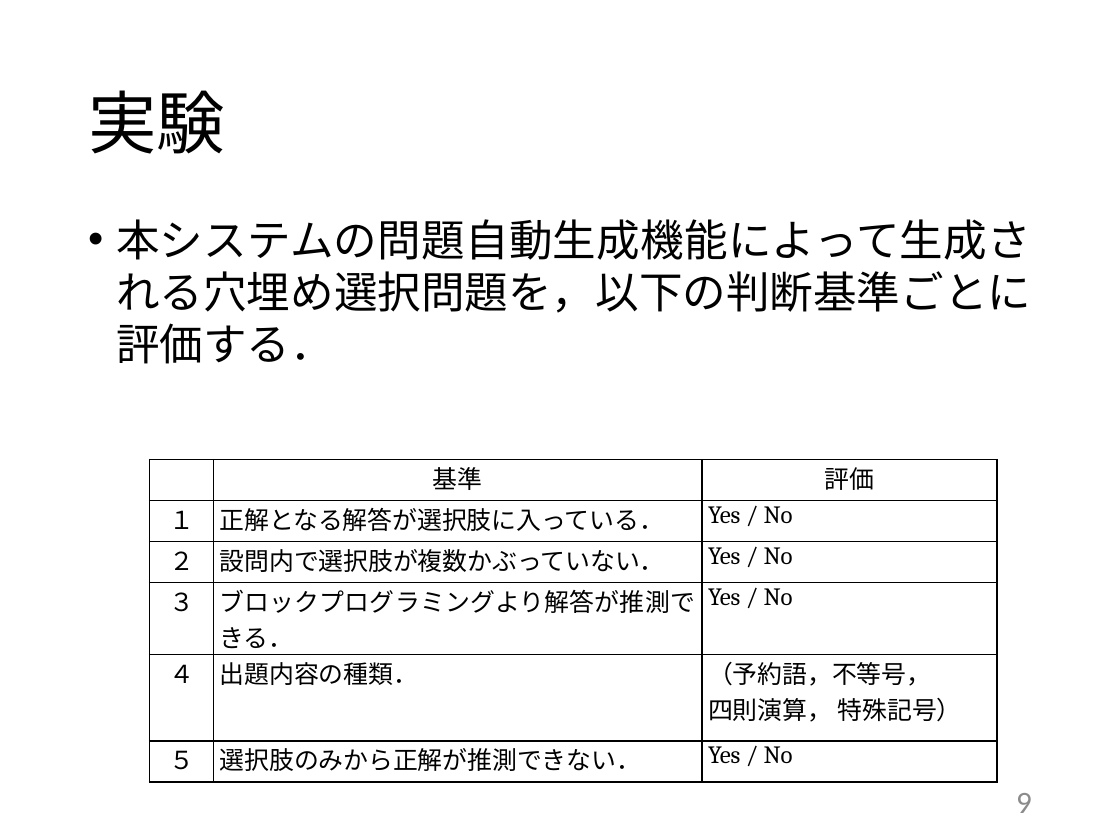
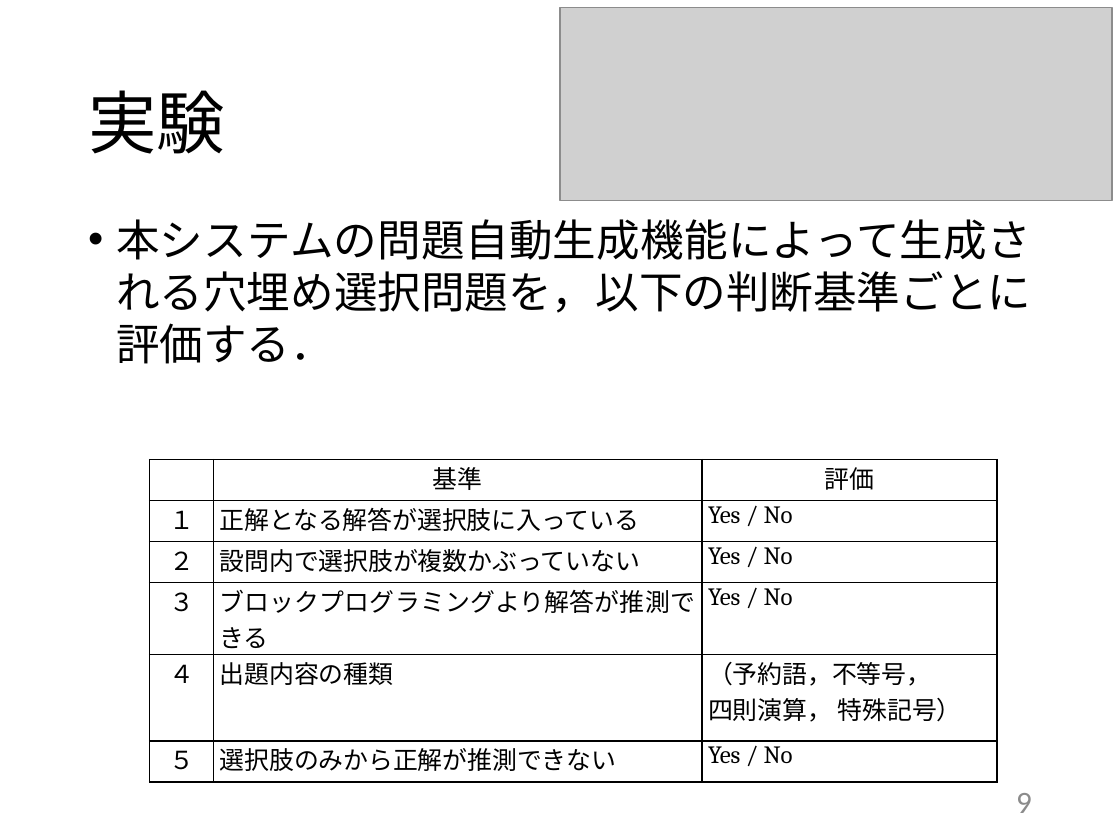
Before and after one commit to kait-takanolab/1821121-shimaoka-thesis, a slide deck: slide 9 of 1821121_shimaoka_thesis.pptx. Drawn at 1120x840 pixels with LibreOffice and Linux fonts; fonts in the diff are those of the drawing; grey boxes stand for pictures. Boxes give left, top, right and bottom in pixels: in the first picture for what was removed or moved away, otherwise in the second. Text is boxed around its words. In the diff, an @@ line names an element or a change of style, - is before the commit and + after.

```diff
--- a/1821121_shimaoka_thesis.pptx
+++ b/1821121_shimaoka_thesis.pptx
@@ picture added at <box>560,7,1112,200</box> @@
@@ table at <box>150,459,997,775</box> @@
-row 2, column 2: 正解となる解答が選択肢に入っている．
+row 2, column 2: 正解となる解答が選択肢に入っている
-row 3, column 2: 設問内で選択肢が複数かぶっていない．
+row 3, column 2: 設問内で選択肢が複数かぶっていない
-row 4, column 2: ブロックプログラミングより解答が推測できる．
+row 4, column 2: ブロックプログラミングより解答が推測できる
-row 5, column 2: 出題内容の種類．
+row 5, column 2: 出題内容の種類
-row 6, column 2: 選択肢のみから正解が推測できない．
+row 6, column 2: 選択肢のみから正解が推測できない
```
Also in this commit, not shown: 8 other slides changed, 1 slide added, 2 other files.
